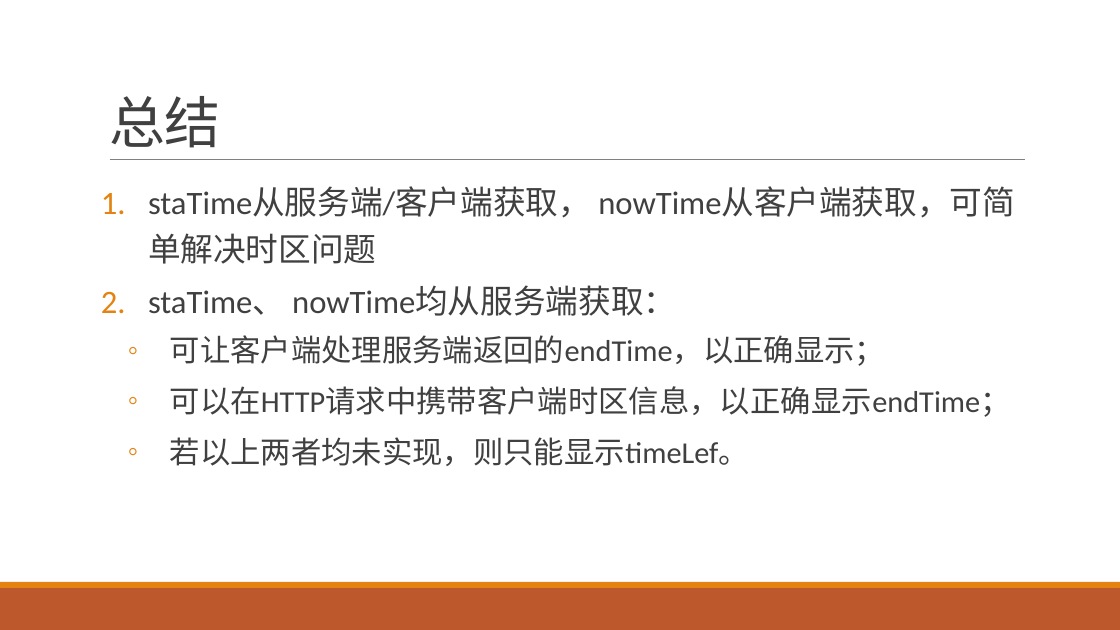
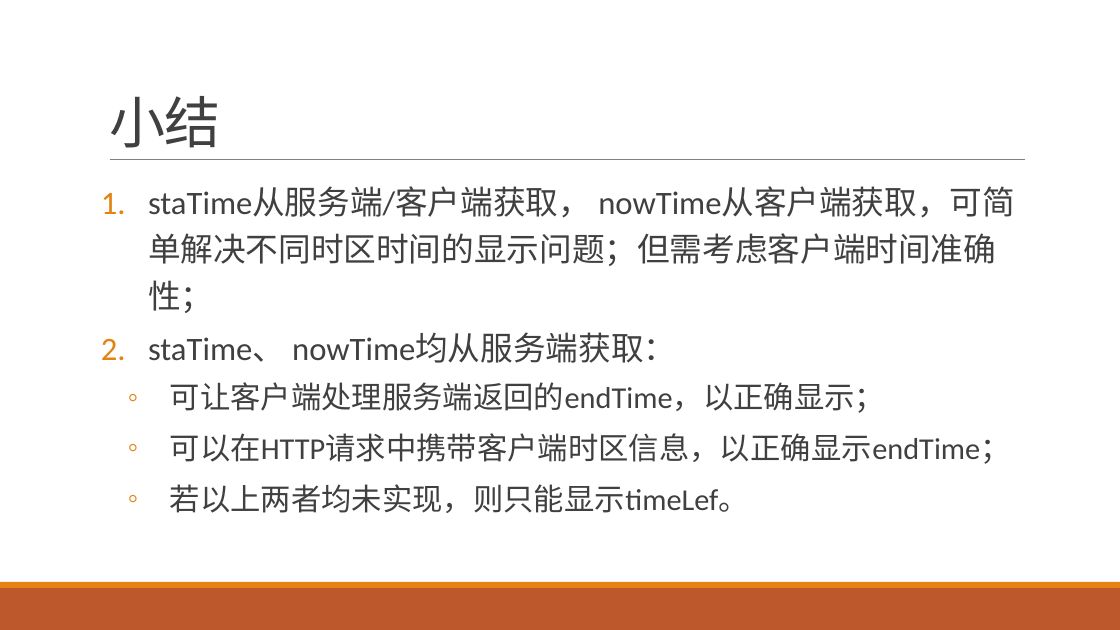
Before and after one commit to qidaneix/moment-research, a slide deck: slide 15 of 跨时区.pptx. Drawn at 1120x630 pixels with LibreOffice and Linux fonts; fonts in the diff are those of the drawing. Boxes give left, top, right and bottom in pixels: in the first picture for what was removed or moved away, otherwise in the second. Text is boxed around its words. In the diff, an @@ line names an element or a change of style, - is before the commit and + after.

```diff
--- a/跨时区.pptx
+++ b/跨时区.pptx
@@ title at <box>109,96,220,148</box>: text changed @@
-总结
+小结
@@ text at <box>148,187,1015,313</box>: text changed @@
-1. staTime从服务端/客户端获取， nowTime从客户端获取，可简单解决时区问题
+1. staTime从服务端/客户端获取， nowTime从客户端获取，可简单解决不同时区时间的显示问题；但需考虑客户端时间准确性；
```
Also in this commit, not shown: 2 slides added.
